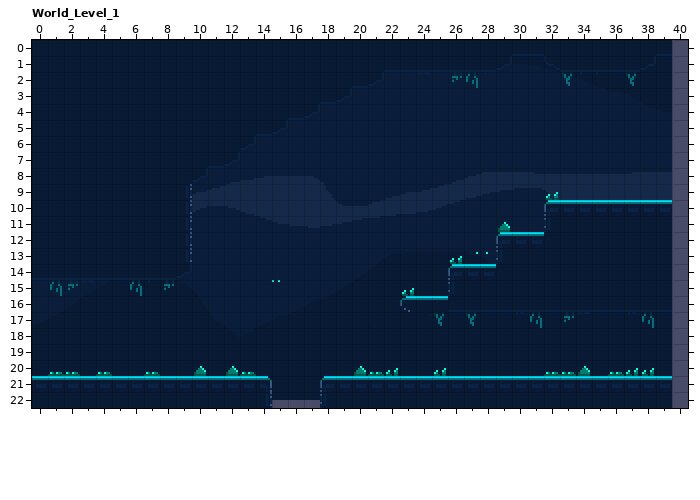
A LDtk project gets an edit: game/worldmap.ldtk. Above is the file before it was changed.
Cells are 8x8 px. Shown: World_Level_1 x 0..40, y 0..22.
New version:
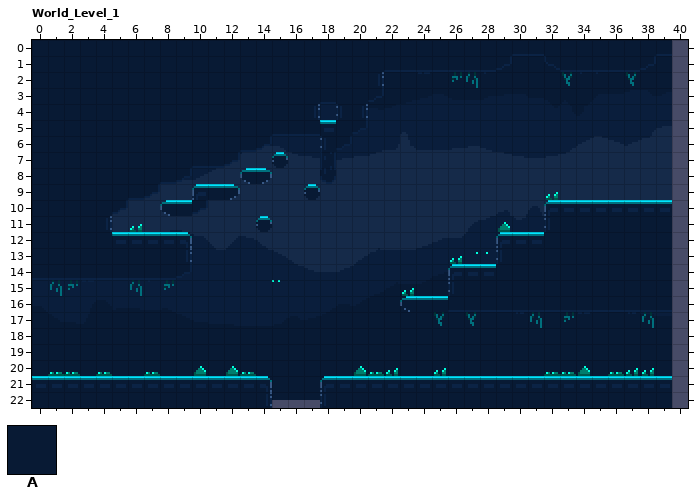
Key: from "GridColinFlo": A 1 "walls_turquoise".
_ is an empty cell.
Changes in this commit:
layer "background" picture "Background.png" -> "Background_02.png"
Layer "GridColinFlo":
The edit adds tile A in row 4 at x 19 to 20; in rows 5 to 6 at x 18; in row 7 at x 15; in row 8 at x 13 to 14; in row 9 at x 10 to 12 and 17; in row 10 at x 10.
The edit adds tile A in row 11 at x 14.
Tile A is gone in row 8 at x 10; in row 9 at x 8 to 9; in row 10 at x 6 to 7; in row 11 at x 5 to 9.
